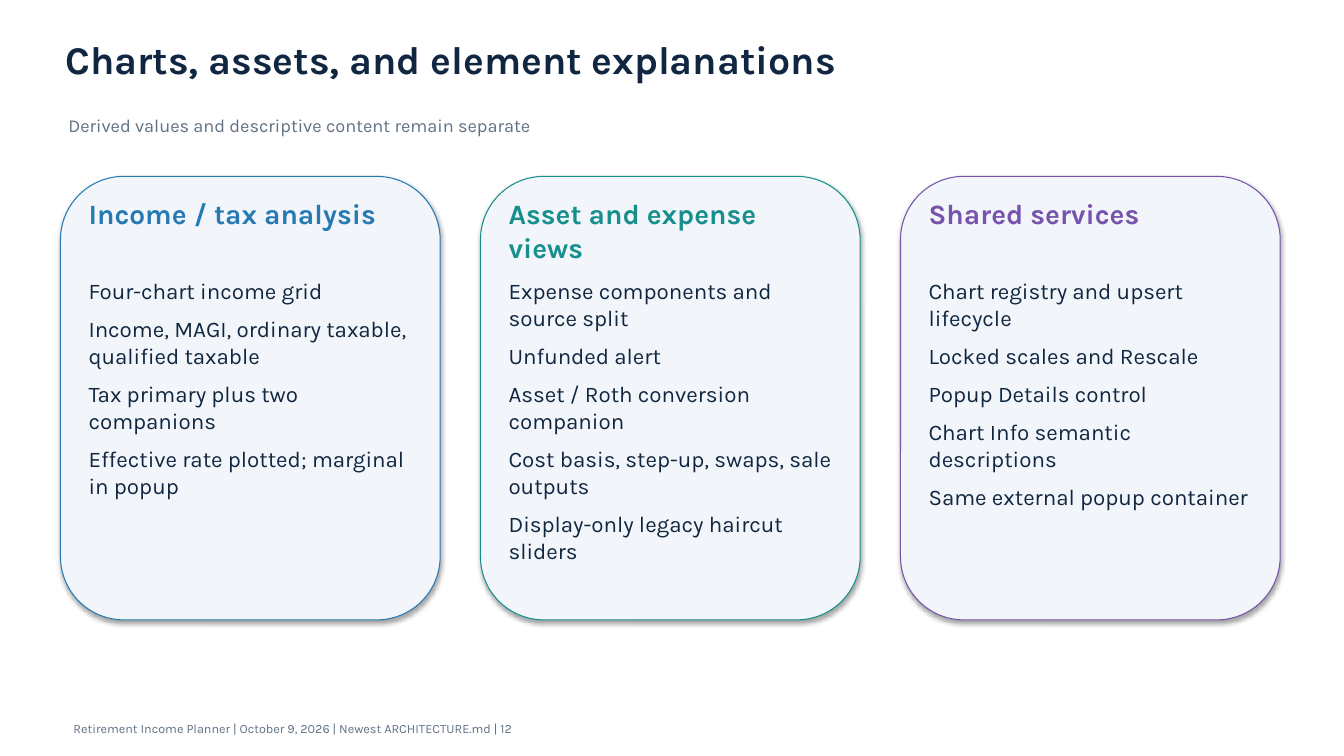
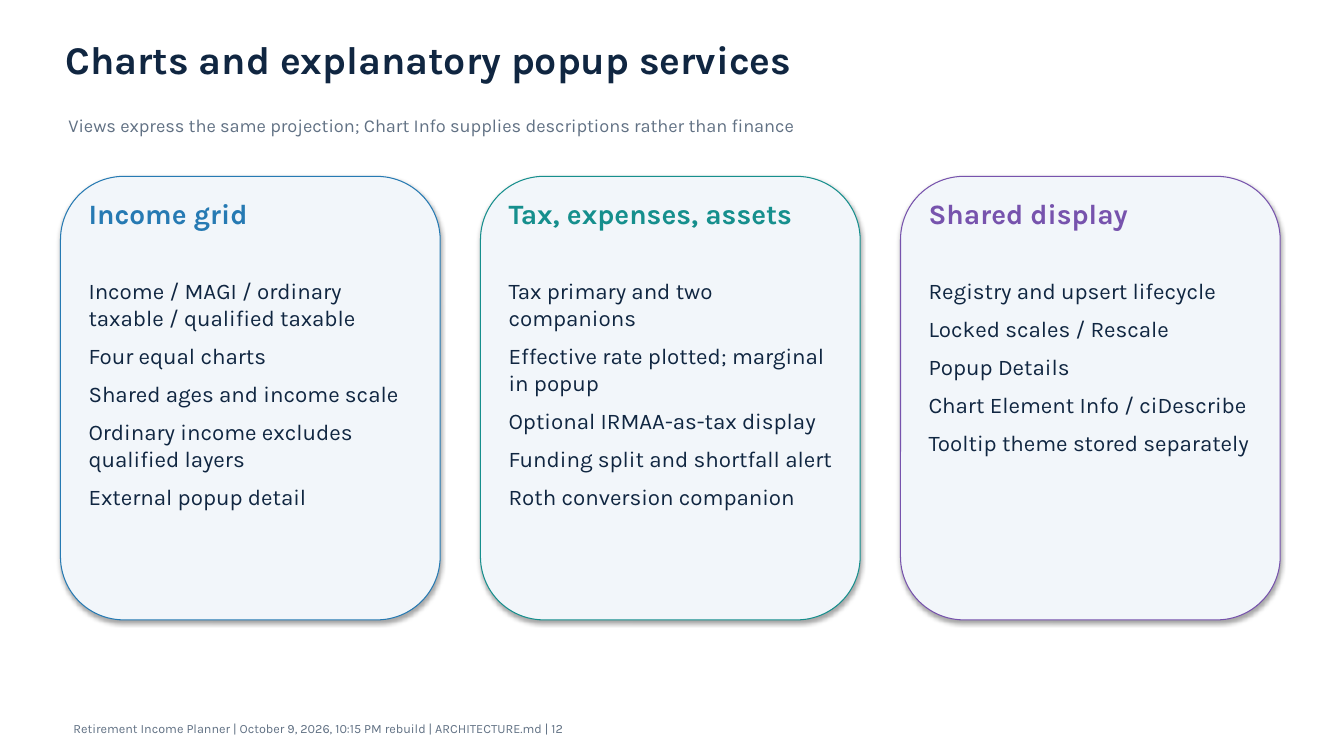
Before and after one commit to howardc64/retirefin, a slide deck: slide 12 of docs/retirement_income_planner_architecture.pptx. Drawn at 1344x756 pixels with LibreOffice and Linux fonts; fonts in the diff are those of the drawing. Boxes give left, top, right and bottom in pixels: in the first picture for what was removed or moved away, otherwise in the second. Text is boxed around its words. In the diff, an @@ line names an element or a change of style, - is before the commit and + after.

```diff
--- a/docs/retirement_income_planner_architecture.pptx
+++ b/docs/retirement_income_planner_architecture.pptx
@@ text at box(65, 46, 791, 84): text changed @@
-Charts, assets, and element explanations
+Charts and explanatory popup services
@@ text at box(68, 119, 794, 137): text changed @@
-Derived values and descriptive content remain separate
+Views express the same projection; Chart Info supplies descriptions rather than finance
@@ text at box(89, 204, 248, 231): text changed @@
-Income / tax analysis
+Income grid
@@ text at box(509, 205, 792, 231): text changed @@
-Asset and expense views
+Tax, expenses, assets
@@ text at box(929, 204, 1127, 231): text changed @@
-Shared services
+Shared display
@@ text at box(89, 283, 398, 511): text changed @@
-Four-chart income grid
-Income, MAGI, ordinary taxable, qualified taxable
-Tax primary plus two companions
-Effective rate plotted; marginal in popup
+Income / MAGI / ordinary taxable / qualified taxable
+Four equal charts
+Shared ages and income scale
+Ordinary income excludes qualified layers
+External popup detail
@@ text at box(509, 283, 831, 511): text changed @@
-Expense components and source split
-Unfunded alert
-Asset / Roth conversion companion
-Cost basis, step-up, swaps, sale outputs
-Display-only legacy haircut sliders
+Tax primary and two companions
+Effective rate plotted; marginal in popup
+Optional IRMAA-as-tax display
+Funding split and shortfall alert
+Roth conversion companion
@@ text at box(929, 283, 1248, 457): text changed @@
-Chart registry and upsert lifecycle
-Locked scales and Rescale
-Popup Details control
-Chart Info semantic descriptions
-Same external popup container
+Registry and upsert lifecycle
+Locked scales / Rescale
+Popup Details
+Chart Element Info / ciDescribe
+Tooltip theme stored separately
@@ text at box(73, 724, 562, 734): text changed @@
-Retirement Income Planner | October 9, 2026 | Newest ARCHITECTURE.md | 12
+Retirement Income Planner | October 9, 2026, 10:15 PM rebuild | ARCHITECTURE.md | 12
```
Also in this commit, not shown: 11 other slides changed, 3 slides added, 3 slides removed, 4 other files.
